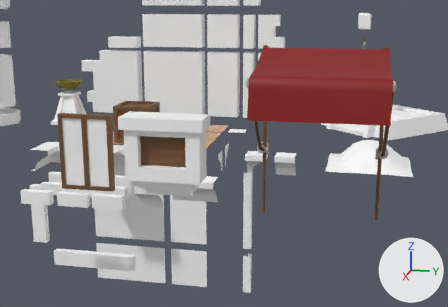
Two versions of the FBX model Assets/Art/Environment_Art/Modules/ModularAssets.fbx, one commit apart.
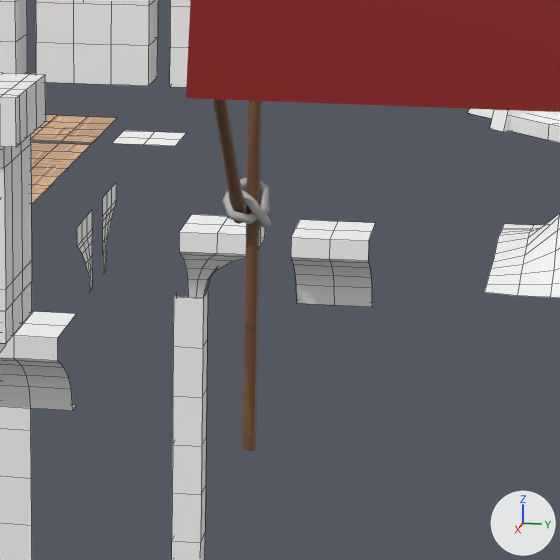
Old and new are each drawn from a camera (50 mm lens) standing at (24.26, 9.5, 3.23) and looking at (8.78, 6.41, -0.64) and again close up on the part from 44% to 77% of the width and 31% to 79% of the height. Arrows for +X, +Y and +Z are at lower right; the lights stay in place. The close-ups show mesh edges as thin lines. Where no turn or scale is listed for an object, it has been applied to the vertices.

The scene before the commit, as lines of its bpy script (objects in view):
```python
me_mesh_004 = bpy.data.meshes.new('Mesh.004')
me_mesh_004.from_pydata(...)  # 43 vertices, 32 faces; spans x -0.3..0.3, y -0.3..0.3, z -0.331..0.331
# faces by material slot: [28, 4]
me_mesh_004.materials.append(mat_trimsheet)  # its picture is missing
me_mesh_004.materials.append(mat_floor1)  # its picture is missing
me_mesh_021 = bpy.data.meshes.new('Mesh.021')
me_mesh_021.from_pydata(...)  # 40 vertices, 28 faces; spans x -1.2..1.2, y -0.6..0.6, z 0.0
me_mesh_021.materials.append(mat_lambert7)  # picture img_floor_basecolor_png
me_mesh_067 = bpy.data.meshes.new('Mesh.067')
me_mesh_067.from_pydata(...)  # 50 vertices, 36 faces; spans x -0.3..0.3, y -0.6..0.6, z -0.331..0.331
# faces by material slot: [28, 8]
me_mesh_067.materials.append(mat_trimsheet)  # its picture is missing
me_mesh_067.materials.append(mat_trimshit2)  # its picture is missing
ob_floor2x4 = bpy.data.objects.new('Floor2x4', me_mesh_021)
ob_floor2x4.location = (4.505, 4.637, -1.264)
ob_ornamentcorner = bpy.data.objects.new('OrnamentCorner', me_mesh_004)
ob_ornamentcorner.location = (6.122, 6.88, -1.595)
ob_ornamentx3_trimshit = bpy.data.objects.new('Ornamentx3_Trimshit', me_mesh_067)
ob_ornamentx3_trimshit.location = (9.163, 5.666, -1.595)
# also in view: 'Shrine' at (1.7, 10.83, -0.8); 'polySurface5' at (2.9, 5.71, -1.26); 'OrnamentLeft' at (5.08, 5.76, -1.6); 'Canopy2' at (12.28, 9.02, 0.54); 'Wall4x5' at (5.82, 4.64, -3.19)
```
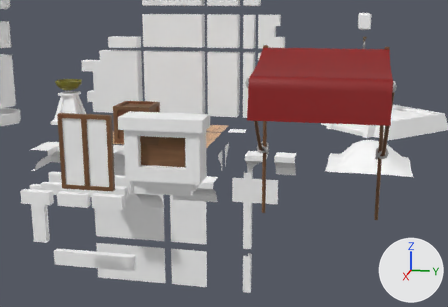
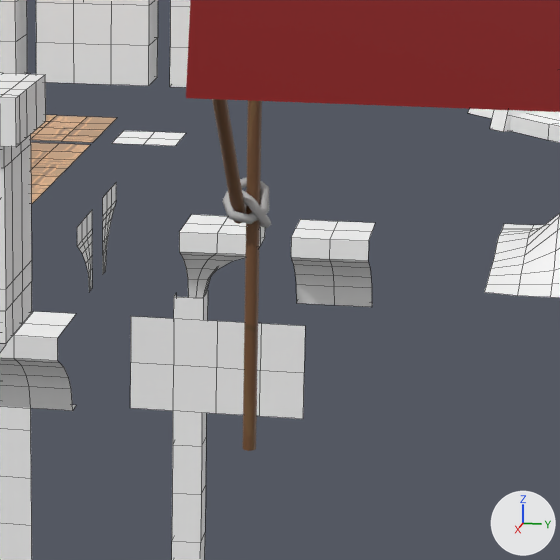
What differs and where, as boxes (x1, y1, x2, y2) in the close-ups (560 x 560 px):
```json
{"object": "OrnamentMiddlePart", "change": "added", "after": [131, 316, 305, 419]}
```

Edits to the scene script, one JSON object a line:
```json
{"op": "add", "block": "me_mesh_070", "code": ["me_mesh_070 = bpy.data.meshes.new('Mesh.070')", "me_mesh_070.from_pydata([(0.0, 0.6, -0.331), (0.0, 0.3, -0.331), (0.0, 0.3, 0.331), (0.0, 0.6, 0.331), (0.0, 0.0, -0.331), (0.0, 0.0, 0.331), (0.0, -0.3, -0.331), (0.0, -0.3, 0.331), (0.0, -0.6, -0.331), (0.0, -0.6, 0.331), (0.0, -0.6, 0.0), (0.0, -0.3, 0.0), (0.0, 0.0, 0.0), (0.0, 0.3, 0.0), (0.0, 0.6, 0.0)], [], [(0, 1, 13, 14), (1, 4, 12, 13), (4, 6, 11, 12), (6, 8, 10, 11), (11, 10, 9, 7), (12, 11, 7, 5), (13, 12, 5, 2), (14, 13, 2, 3)])", "me_mesh_070.materials.append(mat_floor1)  # its picture is missing"]}
{"op": "add", "block": "ob_ornamentmiddlepart", "code": ["ob_ornamentmiddlepart = bpy.data.objects.new('OrnamentMiddlePart', me_mesh_070)", "ob_ornamentmiddlepart.location = (8.851, 7.246, -1.595)"]}
```
